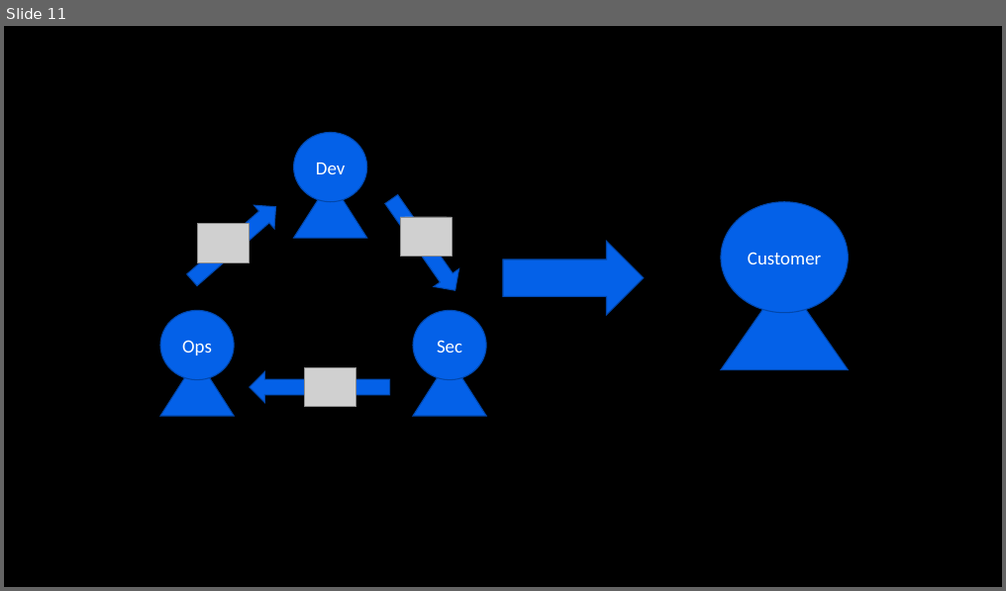
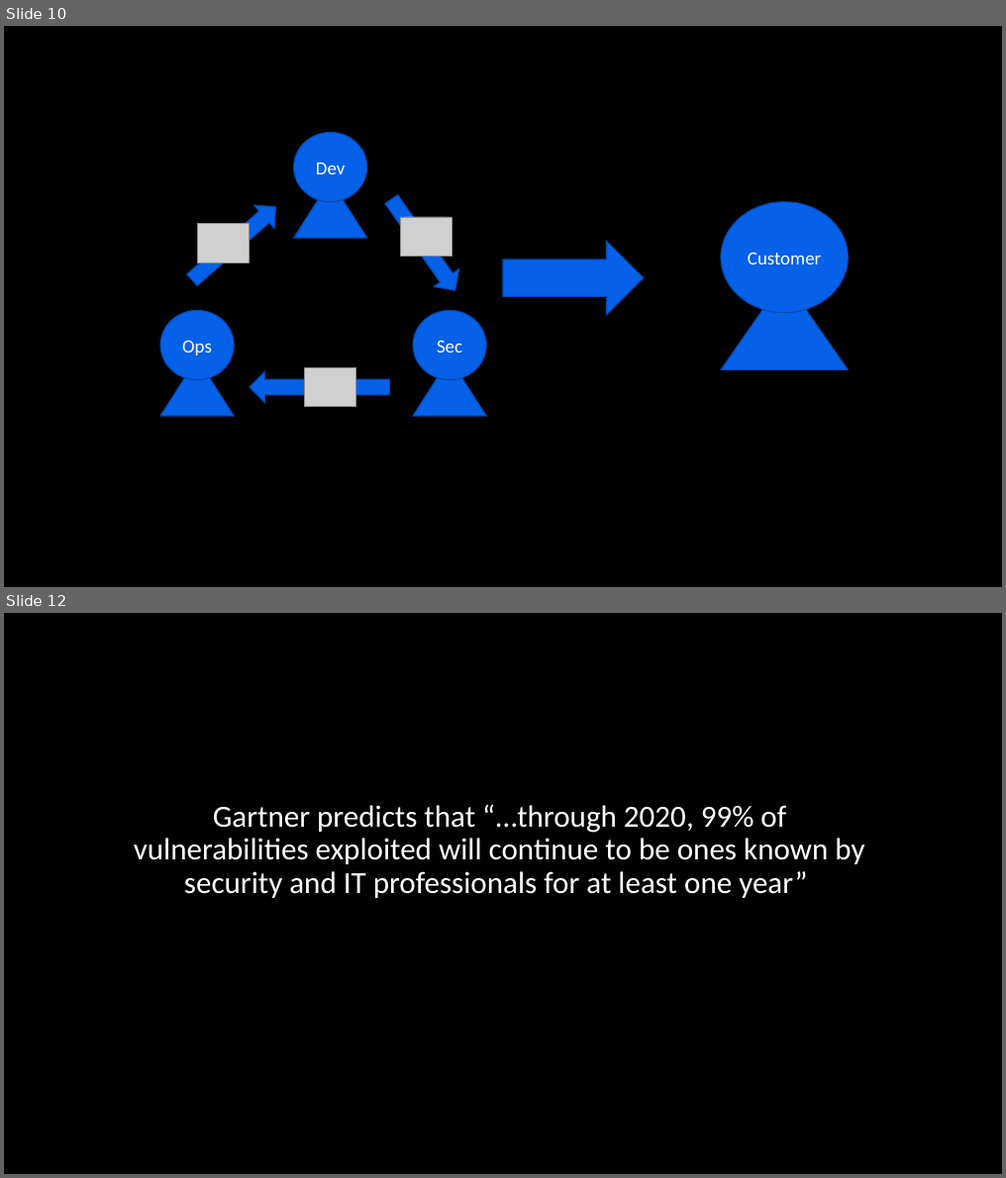
Before and after one commit to FraserPol/hashi-tech-excersise, a slide deck: Hashi-Demo-Preso.pptx. Shown one above the other, each under a label of ours: slide 11 before the commit, slides 10 and 12 after it; the slides between them are not shown. The pictures are 1006x591 and 1006x1178 pixels, drawn with LibreOffice and Linux fonts; fonts in the diff are those of the drawing; grey boxes stand for pictures. Boxes give left, top, right and bottom in pixels: in the first picture for what was removed or moved away, otherwise in the second. Text is boxed around its words. In the diff, an @@ line names an element or a change of style, - is before the commit and + after.

```diff
--- a/Hashi-Demo-Preso.pptx
+++ b/Hashi-Demo-Preso.pptx
@@ slide 12 added at <box>4,613,1002,1174</box>, background #000000 @@
@@ subtitle added at <box>134,804,864,898</box>, 29.6 pt, text #FFFFFF @@
+Gartner predicts that “…through 2020, 99% of vulnerabilities exploited will continue to be ones known by security and IT professionals for at least one year”
@@ what was slide 11 is now slide 10 @@
```
Also in this commit, not shown: 9 slides changed, 30 other slides added, 3 slides removed, 12 other files.
